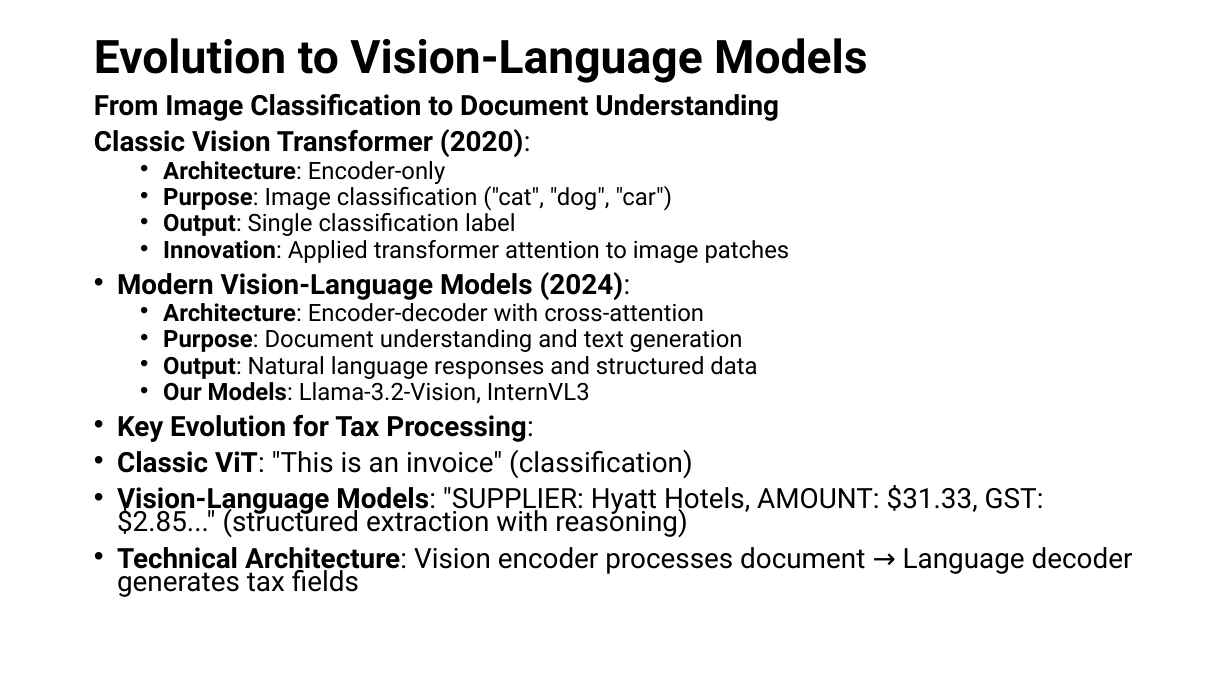
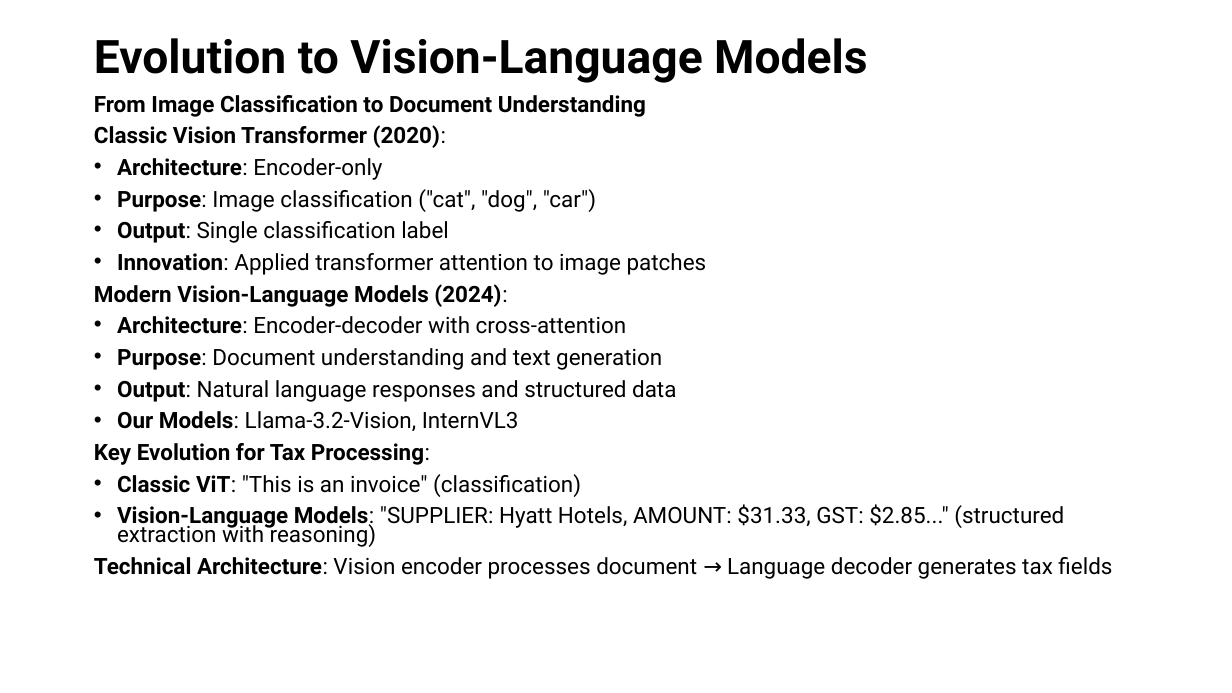
Before and after one commit to tmnestor/unified_vision_processor_minimal, a slide deck: slide 8 of presentation_materials/vision_transformers.pptx. Drawn at 1232x693 pixels with LibreOffice and Linux fonts; fonts in the diff are those of the drawing. Boxes give left, top, right and bottom in pixels: in the first picture for what was removed or moved away, otherwise in the second. Text is boxed around its words. In the diff, an @@ line names an element or a change of style, - is before the commit and + after.

Commit message:
✨ feat: update Vision Transformers presentation materials with new content and visuals

```diff
--- a/presentation_materials/vision_transformers.pptx
+++ b/presentation_materials/vision_transformers.pptx
@@ text "From Image Classification to Document ..." at (94, 95, 1112, 579): size 21.7 to 17.5 pt in "From Image Classification to Document Understanding", "Classic Vision Transformer (2020):", "Modern Vision-Language Models (2024):", "Key Evolution for Tax Processing:" and 3 more places; size 18.6 to 17.5 pt in "Architecture: Encoder-only", "Purpose: Image classification ("cat", "dog", "car")", "Output: Single classification label", "Innovation: Applied transformer attention to image patches" and 4 more places; list level 2 to 1 in "Architecture: Encoder-only"; list level 2 to 1 in "Purpose: Image classification ("cat", "dog", ..."; list level 2 to 1 in "Output: Single classification label"; list level 2 to 1 in "Innovation: Applied transformer attention to ..."; bullet • to none; list level 2 to 1 in "Architecture: Encoder-decoder with cross-attention"; list level 2 to 1 in "Purpose: Document understanding and text ..."; list level 2 to 1 in "Output: Natural language responses and ..."; list level 2 to 1 in "Our Models: Llama-3.2-Vision, InternVL3" @@
```
Also in this commit, not shown: 1 other slide changed.
